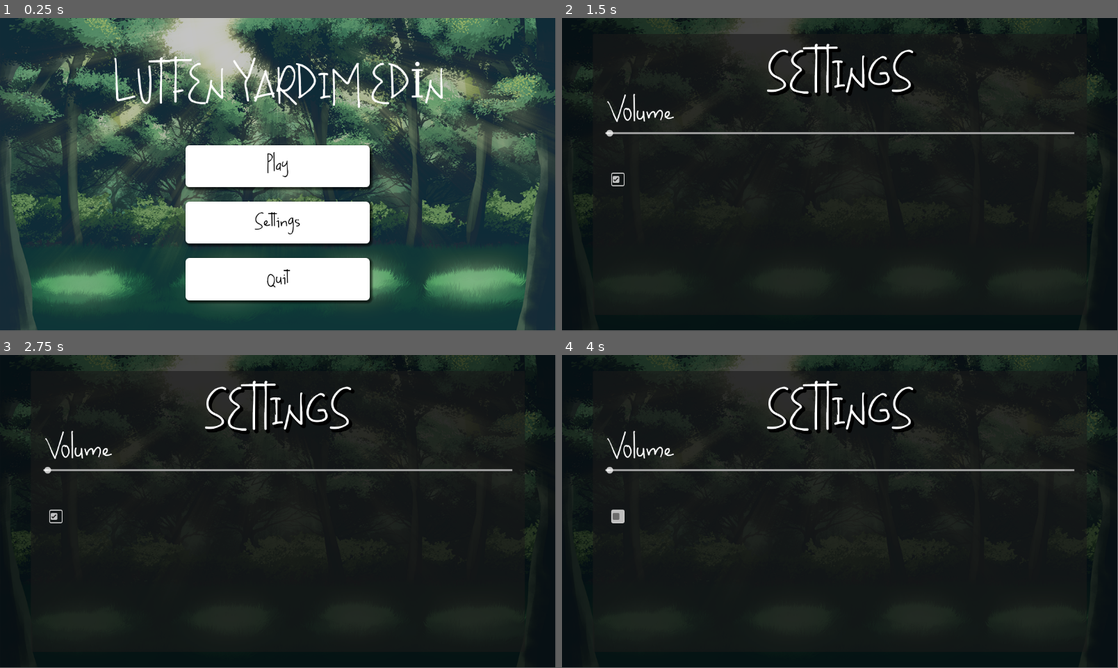
Above: before the commit, frames 1-4 (two rows, left to right).
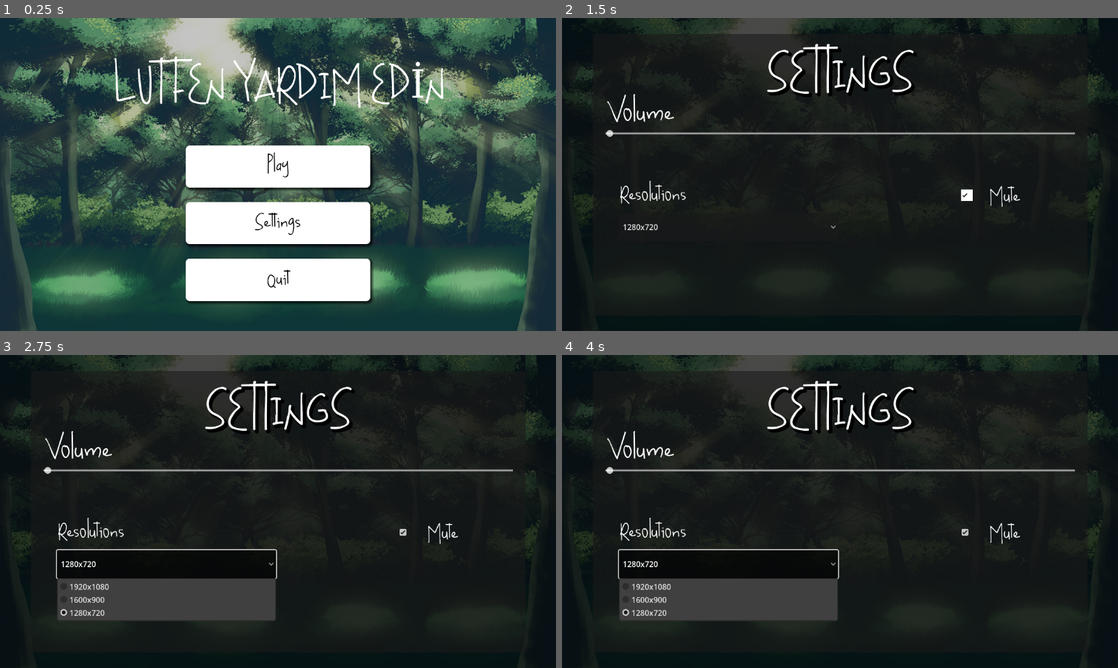
Above: after the commit, the same moments.

Repository: 0ygtgns/lutfenyard-medin
Game: Godot game, scene res://Scenes/menu.tscn
Same seed, same stepped clock (60 frames per second), same inputs: the game is played once before the commit and once after it.
Inputs (mouse positions are in pixels of both pictures, inside the frame that each line leads up to; where the layout moved, square brackets give the same spot in the first picture):
- Up to frame 1 (0.25 s): no input
- Up to frame 2 (1.5 s): click "Settings" at 0.5 s; click (967, 196) [617, 180] at 1.25 s
- Up to frame 3 (2.75 s): click (166, 564) at 2 s, where only the run after the commit has a clickable "1280x720"
- Up to frame 4 (4 s): tap Enter at 2.75 s; hold D (Character_Right) 2.78-3.53 s; tap S (Character_Bottom) at 2.85 s; tap Space (Character_Sword) at 3.5, 3.6 s; hold A (Character_Left) from 3.53 s (still down)
The window is 799x449 before the commit and 800x450 after it. Grey fills any space a smaller window leaves; there, only what the larger window draws over its background counts as a difference.

The runs differ from the first frame. In frame 1, 5.0% of the frame differs, in the area x 2-100%, y 0-100%; in frame 2, 1.5%; in frame 3, 6.9%; in frame 4, 7.0%, in the area x 7-97%, y 0-85%.

Commit message:
ekran boyutu ekleyemedim

Diff:
--- a/Scenes/settings.tscn
+++ b/Scenes/settings.tscn
@@ -13,10 +13,10 @@
 thickness = 4
 
 [sub_resource type="StyleBoxFlat" id="StyleBoxFlat_lhmql"]
-bg_color = Color(0.74558, 0.74558, 0.74558, 1)
+bg_color = Color(1, 1, 1, 1)
 
 [sub_resource type="StyleBoxFlat" id="StyleBoxFlat_aaqfp"]
-bg_color = Color(0.74558, 0.74558, 0.74558, 1)
+bg_color = Color(1, 1, 1, 1)
 
 [node name="settings" type="Control"]
 layout_mode = 3
@@ -96,13 +96,51 @@
 theme_override_font_sizes/font_size = 51
 text = "Volume"
 
-[node name="CheckBox" type="CheckBox" parent="."]
-layout_mode = 0
-offset_left = 104.0
-offset_top = 323.0
-offset_right = 128.0
-offset_bottom = 347.0
-theme_override_styles/hover = SubResource("StyleBoxFlat_lhmql")
+[node name="mute2" type="Node" parent="."]
+
+[node name="CheckBox" type="CheckBox" parent="mute2"]
+offset_left = 827.0
+offset_top = 355.0
+offset_right = 851.0
+offset_bottom = 379.0
+theme_override_styles/focus = SubResource("StyleBoxFlat_lhmql")
 theme_override_styles/normal = SubResource("StyleBoxFlat_aaqfp")
+metadata/_edit_use_anchors_ = true
+
+[node name="mute" type="Label" parent="mute2"]
+offset_left = 886.0
+offset_top = 346.0
+offset_right = 948.0
+offset_bottom = 395.0
+theme_override_fonts/font = ExtResource("3_j2dne")
+theme_override_font_sizes/font_size = 36
+text = "Mute"
+
+[node name="resolutions" type="Node" parent="."]
+
+[node name="resolutions2" type="OptionButton" parent="."]
+offset_left = 118.0
+offset_top = 404.0
+offset_right = 572.0
+offset_bottom = 462.0
+selected = 2
+item_count = 3
+popup/item_0/text = "1920x1080"
+popup/item_0/id = 0
+popup/item_1/text = "1600x900"
+popup/item_1/id = 1
+popup/item_2/text = "1280x720"
+popup/item_2/id = 2
+
+[node name="mute3" type="Label" parent="."]
+offset_left = 120.0
+offset_top = 343.0
+offset_right = 257.0
+offset_bottom = 392.0
+theme_override_fonts/font = ExtResource("3_j2dne")
+theme_override_font_sizes/font_size = 36
+text = "Resolutions"
 
 [connection signal="value_changed" from="volume_bar/volume" to="." method="_on_volume_value_changed"]
+[connection signal="toggled" from="mute2/CheckBox" to="." method="_on_check_box_toggled"]
+[connection signal="item_selected" from="resolutions2" to="." method="_on_resolutions_item_selected"]
--- a/Scripts/settings.gd
+++ b/Scripts/settings.gd
@@ -3,3 +3,17 @@
 
 func _on_volume_value_changed(value: float) -> void:
 	AudioServer.set_bus_volume_db(0, value)
+
+
+func _on_check_box_toggled(toggled_on: bool) -> void:
+	AudioServer.set_bus_mute(0,toggled_on)
+
+
+func _on_resolutions_item_selected(index: int) -> void:
+	match index:
+		0:
+			DisplayServer.window_set_size(Vector2i(1920,1080))
+		1:
+			DisplayServer.window_set_size(Vector2i(1600,900))
+		2:
+			DisplayServer.window_set_size(Vector2i(1280, 720))
--- a/project.godot
+++ b/project.godot
@@ -13,6 +13,11 @@
 config/name="lutfenyardımedin"
 run/main_scene="uid://dpcqiiqvb0rq7"
 config/features=PackedStringArray("4.4", "Forward Plus")
+
+[display]
+
+window/stretch/mode="viewport"
+window/stretch/aspect="expand"
 
 [input]
 
